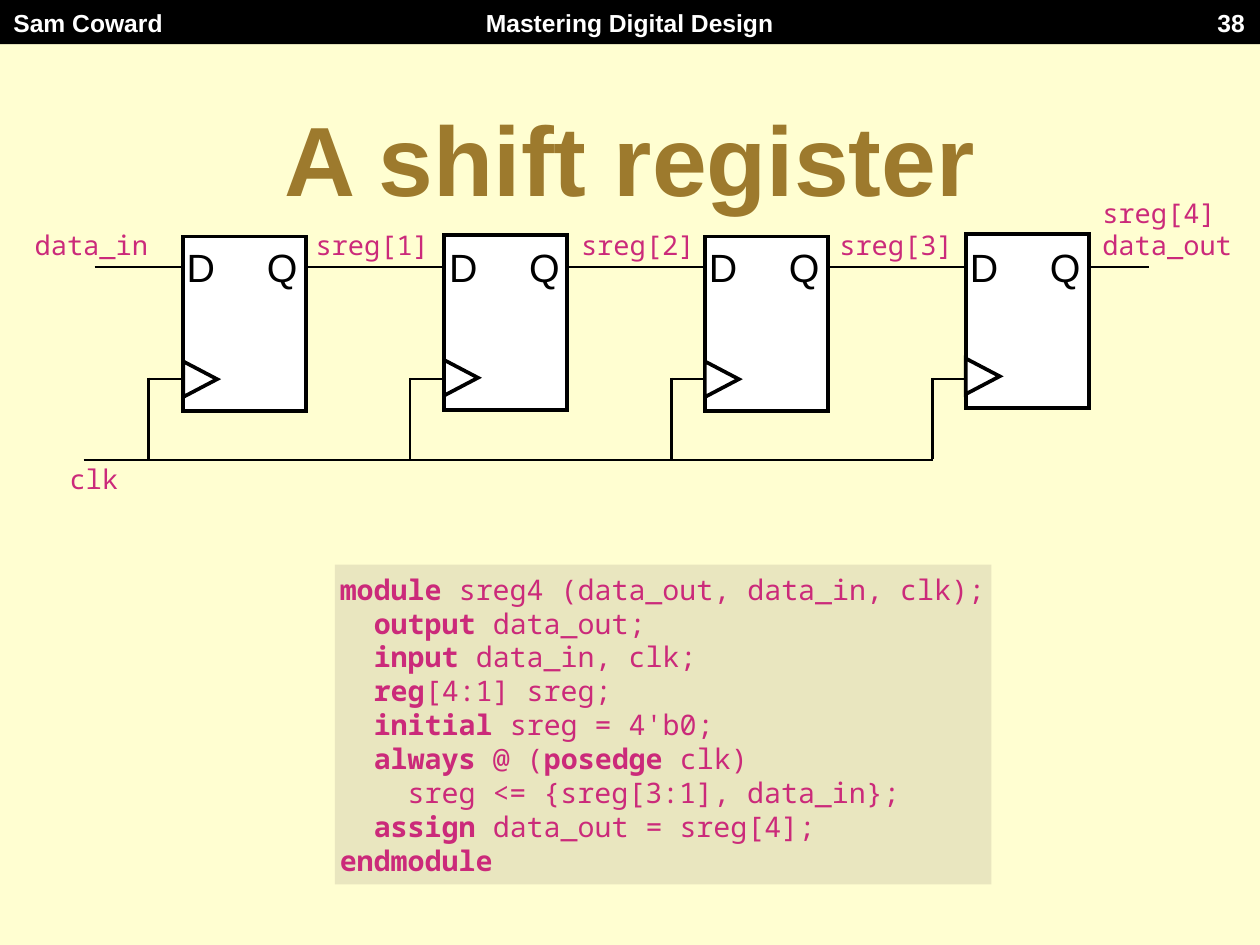
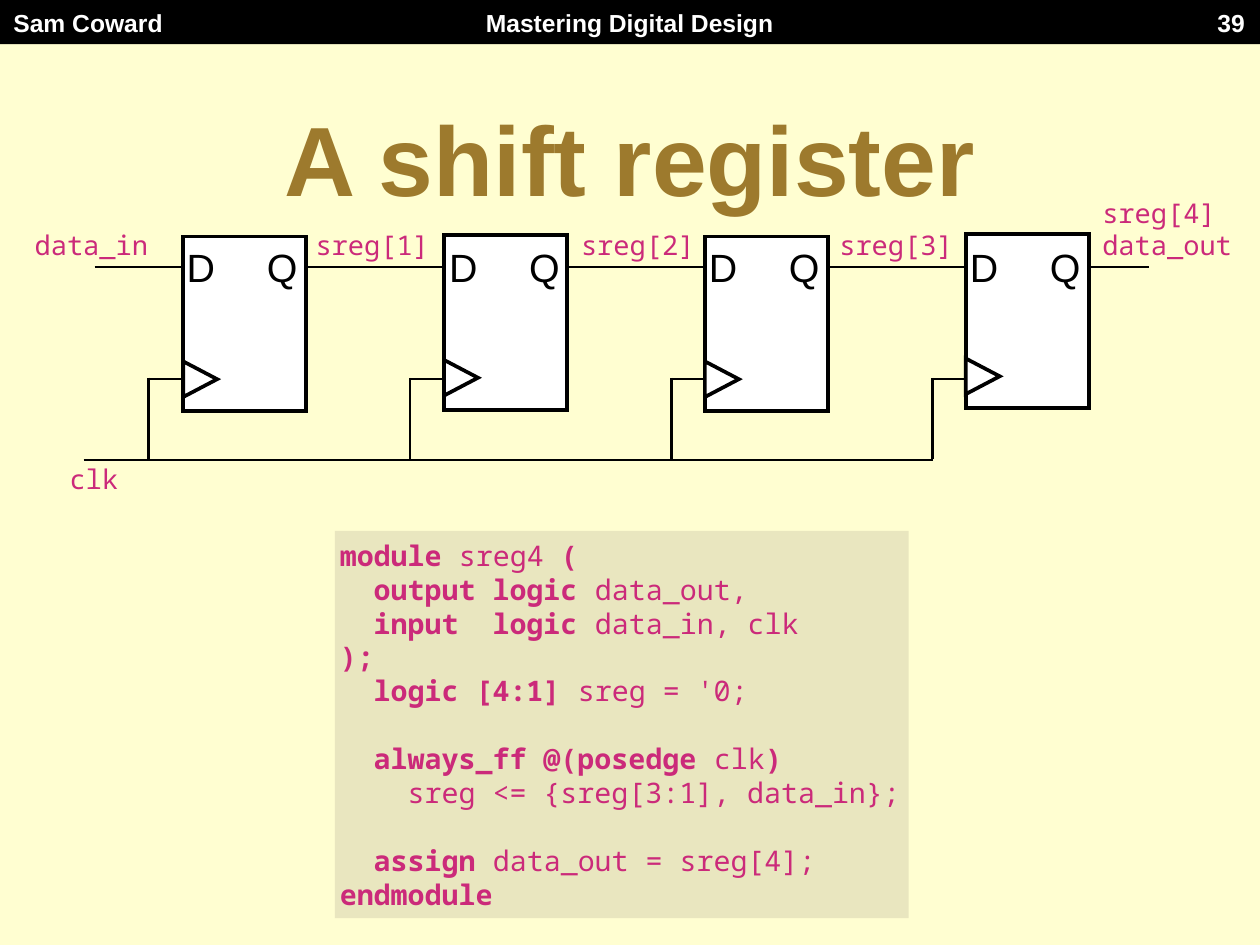
Before and after one commit to Mastering-Digital-Design/Lab-Module, a slide deck: slide 39 of lectures/lecture2.pptx (slide 38 before the commit). Drawn at 1260x945 pixels with LibreOffice and Linux fonts; fonts in the diff are those of the drawing. Boxes give left, top, right and bottom in pixels: in the first picture for what was removed or moved away, otherwise in the second. Text is boxed around its words. In the diff, an @@ line names an element or a change of style, - is before the commit and + after.

```diff
--- a/lectures/lecture2.pptx
+++ b/lectures/lecture2.pptx
@@ page number at <box>1217,14,1244,33</box>: text changed @@
-38
+39
@@ rectangle "module sreg4 (": place and size @@
-rectangle "module sreg4 (" at <box>335,564,992,884</box>
+rectangle "module sreg4 (" at <box>335,531,909,918</box>
@@ text in rectangle at <box>340,544,799,776</box>: text changed; bold on @@
-module sreg4 (data_out, data_in, clk);
-output data_out;
-input data_in, clk;
-reg[4:1] sreg;
-initial sreg = 4'b0;
-always @ (posedge clk)
+module sreg4 (
+output logic data_out,
+input logic data_in, clk
+);
+logic [4:1] sreg = '0;
+always_ff @(posedge clk)
```
Also in this commit, not shown: 17 other slides changed, 1 slide added, 1 other file.
